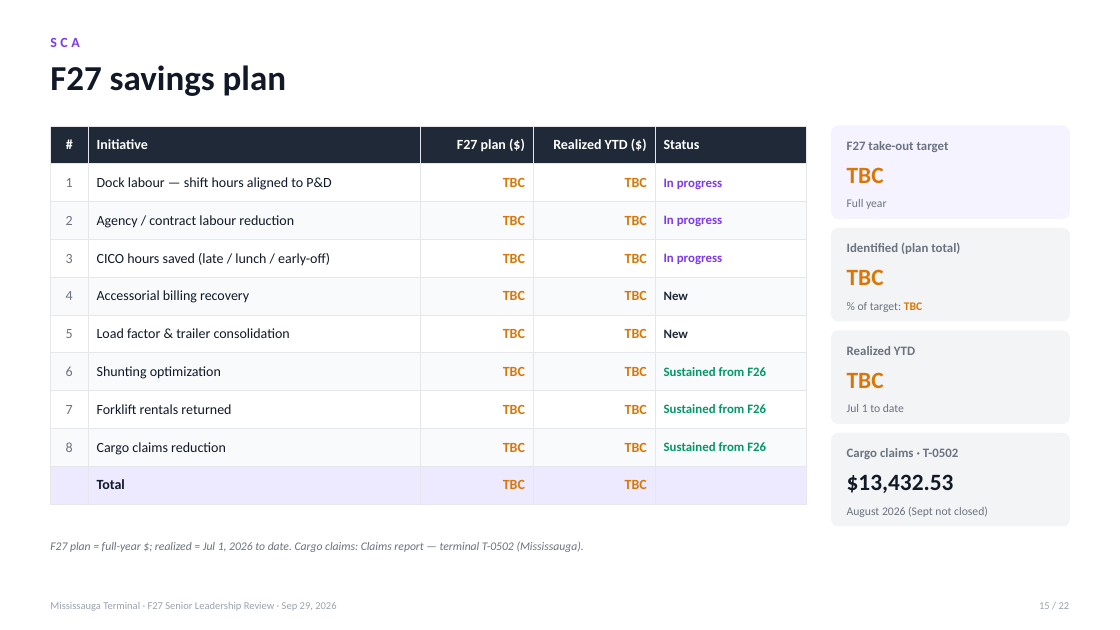
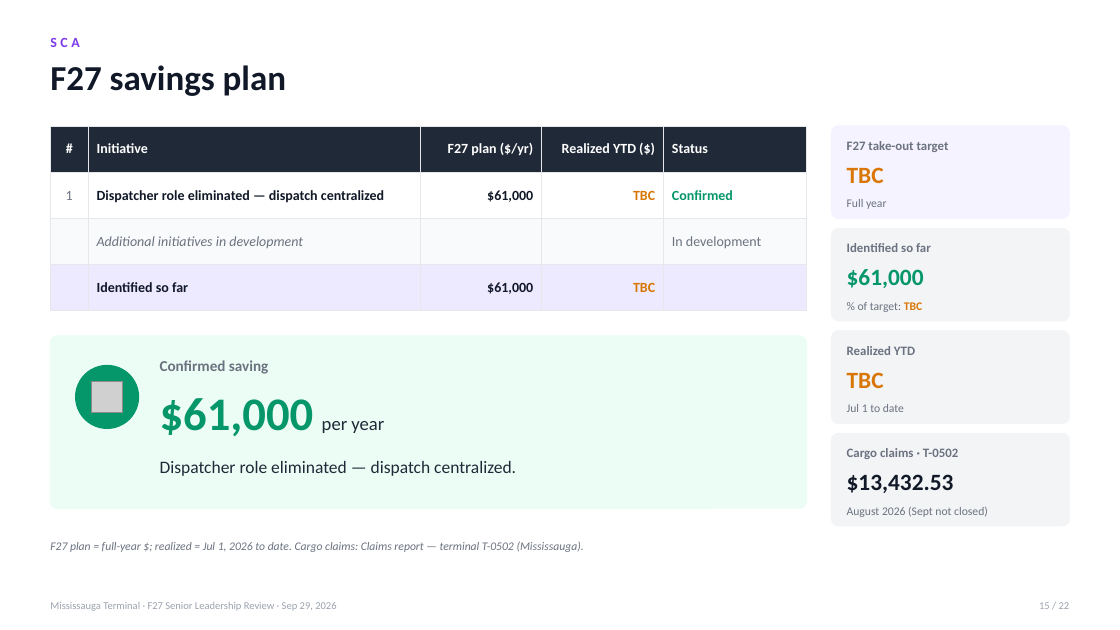
Before and after one commit to FuoriclasseX/mississauga-terminal-f26-cost-transformation-dashboard, a slide deck: slide 15 of presentation/Mississauga_F27_Leadership_Review_Sep29.pptx. Drawn at 1120x630 pixels with LibreOffice and Linux fonts; fonts in the diff are those of the drawing; grey boxes stand for pictures. Boxes give left, top, right and bottom in pixels: in the first picture for what was removed or moved away, otherwise in the second. Text is boxed around its words. In the diff, an @@ line names an element or a change of style, - is before the commit and + after.

```diff
--- a/presentation/Mississauga_F27_Leadership_Review_Sep29.pptx
+++ b/presentation/Mississauga_F27_Leadership_Review_Sep29.pptx
@@ table at (50, 126, 807, 298) @@
-row 1: # | Initiative | F27 plan ($) | Realized YTD ($) | Status
-row 2: 1 | Dock labour — shift hours aligned to P&D | TBC | TBC | In progress
-row 3: 2 | Agency / contract labour reduction | TBC | TBC | In progress
-row 4: 3 | CICO hours saved (late / lunch / early-off) | TBC | TBC | In progress
-row 5: 4 | Accessorial billing recovery | TBC | TBC | New
-row 6: 5 | Load factor & trailer consolidation | TBC | TBC | New
-row 7: 6 | Shunting optimization | TBC | TBC | Sustained from F26
-row 8: 7 | Forklift rentals returned | TBC | TBC | Sustained from F26
-row 9: 8 | Cargo claims reduction | TBC | TBC | Sustained from F26
-row 10:  | Total | TBC | TBC | 
+row 1: # | Initiative | F27 plan ($/yr) | Realized YTD ($) | Status
+row 2: 1 | Dispatcher role eliminated — dispatch centralized | $61,000 | TBC | Confirmed
+row 3:  | Additional initiatives in development |  |  | In development
+row 4:  | Identified so far | $61,000 | TBC | 
@@ text at (847, 243, 931, 252): text changed @@
-Identified (plan total)
+Identified so far
@@ text at (847, 269, 924, 288): text changed; text colour #D97706 to #059669 @@
-TBC
+$61,000
@@ rounded rectangle added at (50, 336, 807, 508), fill #ECFDF5, outline #ECFDF5 1 pt @@
@@ ellipse added at (76, 365, 139, 429), fill #059669, outline #059669 1 pt @@
@@ picture added at (92, 381, 124, 413) @@
@@ text added at (160, 360, 268, 374), 13 pt, text #6B7280, bold @@
+Confirmed saving
@@ text added at (160, 398, 384, 436), 40 pt, text #059669, bold @@
+$61,000 per year
@@ text added at (160, 461, 516, 476), 15 pt, text #1F2937 @@
+Dispatcher role eliminated — dispatch centralized.
```
Also in this commit, not shown: 3 other slides changed, 1 slide added, 1 slide removed.
